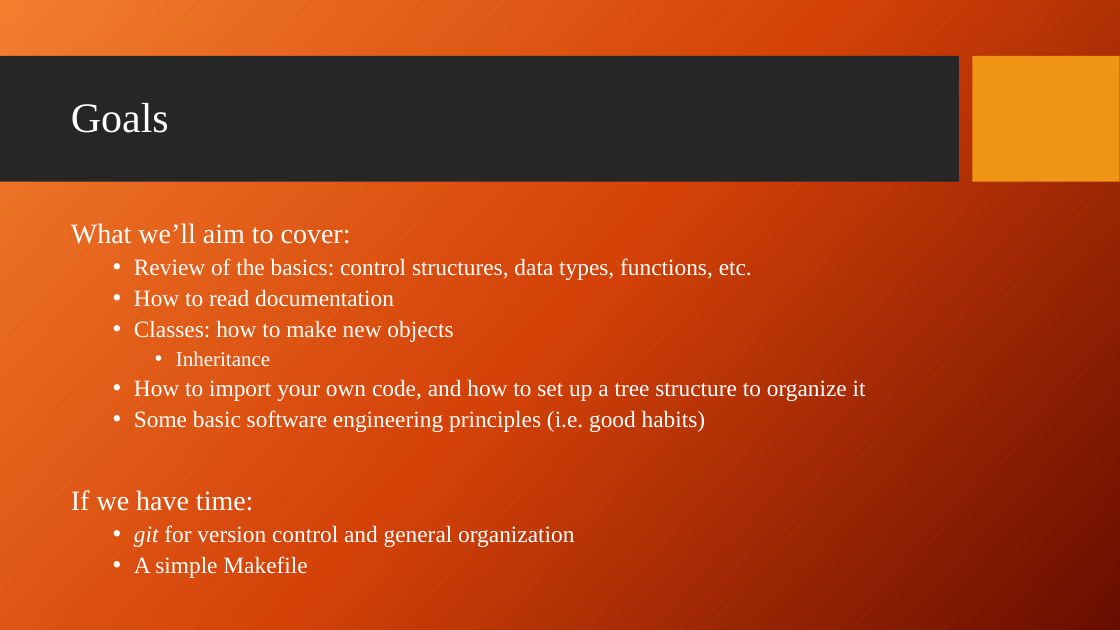
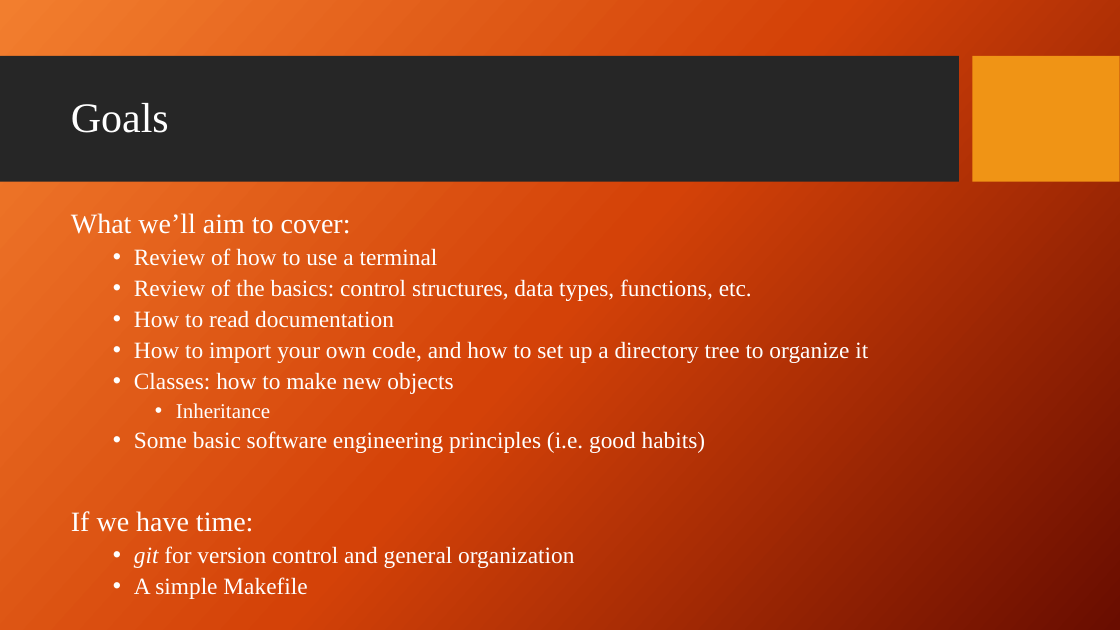
Before and after one commit to giganano/PythonBootcamp, a slide deck: slide 5 of slides/intro.pptx (slide 3 before the commit). Drawn at 1120x630 pixels with LibreOffice and Linux fonts; fonts in the diff are those of the drawing; background and template pictures are left out. Boxes give left, top, right and bottom in pixels: in the first picture for what was removed or moved away, otherwise in the second. Text is boxed around its words. In the diff, an @@ line names an element or a change of style, - is before the commit and + after.

Commit message:
slides: terminal

```diff
--- a/slides/intro.pptx
+++ b/slides/intro.pptx
@@ text "What we’ll aim to cover:": place and size @@
-text "What we’ll aim to cover:" at bbox=[71, 223, 866, 578]
+text "What we’ll aim to cover:" at bbox=[71, 213, 868, 599]
@@ text at bbox=[134, 248, 438, 266]: paragraph added @@
+  • Review of how to use a terminal
@@ text at bbox=[134, 341, 868, 363]: paragraph added @@
+  • How to import your own code, and how to set up a directory tree to organize it
@@ text at bbox=[134, 379, 866, 401]: paragraph removed @@
-  • How to import your own code, and how to set up a tree structure to organize it
```
Also in this commit, not shown: 1 other slide changed, 4 slides added, 6 other files.
